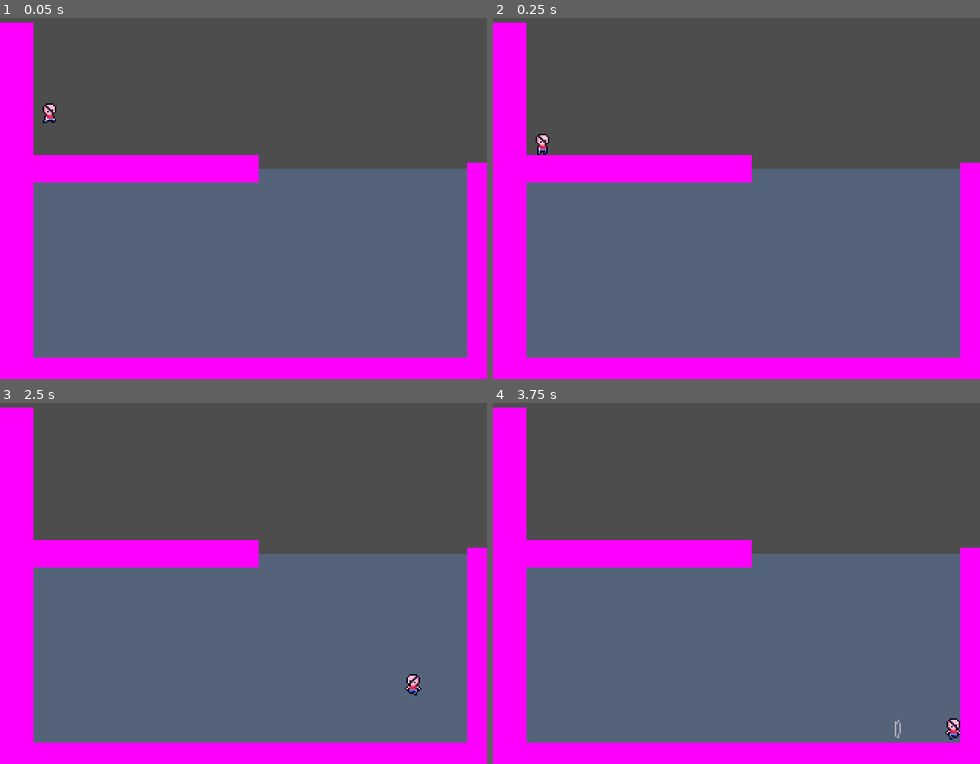
Above: before the commit, frames 1-4 (two rows, left to right).
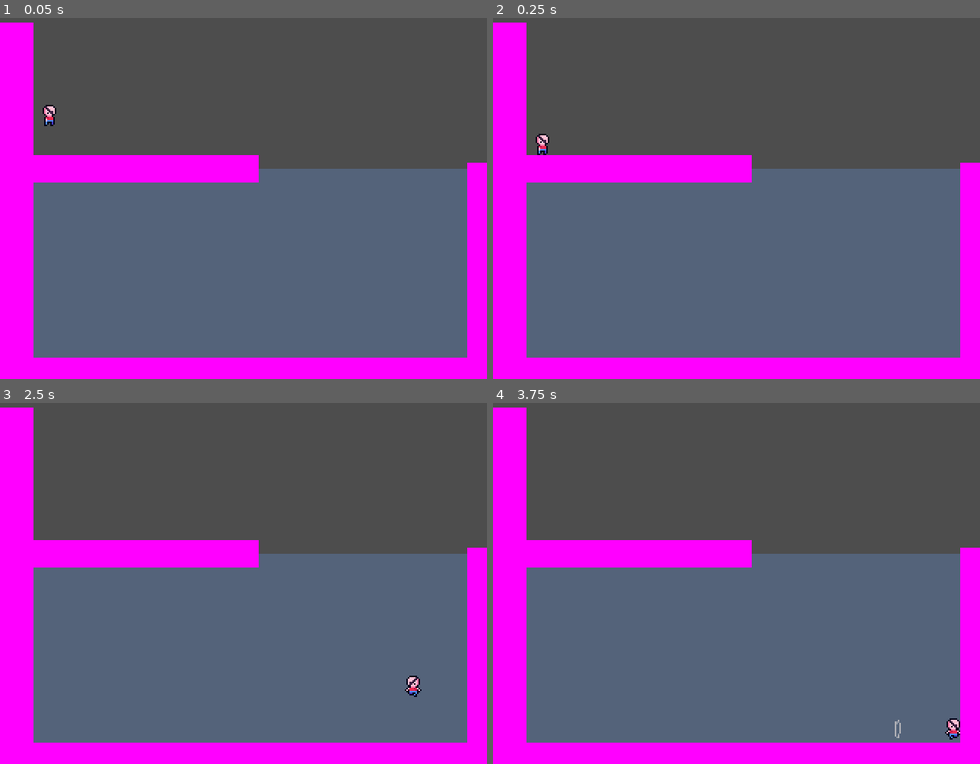
Above: after the commit, the same moments.

Repository: lilyyllyyllyly/PirateGame
Game: Godot game, scene res://Scenes/main.tscn
Two runs of this game, one before a commit and one after it. Both use one fixed random seed, a clock stepped at 60 frames per second and the inputs below.
Inputs:
- Up to frame 1 (0.05 s): no input
- Up to frame 2 (0.25 s): no input
- Up to frame 3 (2.5 s): tap Enter at 0.5 s; hold Space (jump) 0.53-1.28 s; hold D (right) 0.53-2.03 s; tap Space (jump) at 1.35, 1.52, 1.82 s; hold A (left) from 2.03 s (still down); hold Space (jump) from 2.03 s (still down)
- Up to frame 4 (3.75 s): release A (left) at 2.78 s; release Space (jump) at 2.78 s; hold D (right) from 2.78 s (still down); tap Space (jump) at 2.85, 3.02, 3.32 s; hold Space (jump) from 3.53 s (still down)

The runs differ from the first frame. In frame 1, 0.1% of the frame differs, in the area x 8-12%, y 23-30%; in frame 2, nothing differs; in frame 3, 0.1%, in the area x 83-87%, y 75-82%; in frame 4, nothing differs.

Commit message:
Fix offset not resetting after float animation

Diff:
--- a/Scenes/Player.tscn
+++ b/Scenes/Player.tscn
@@ -25,6 +25,7 @@
 
 [sub_resource type="Animation" id="Animation_cpta1"]
 resource_name = "RESET"
+length = 0.001
 tracks/0/type = "value"
 tracks/0/imported = false
 tracks/0/enabled = true
@@ -50,57 +51,6 @@
 "values": [Vector2(0, -2)]
 }
 
-[sub_resource type="Animation" id="Animation_c5fua"]
-resource_name = "player-idle"
-length = 0.6
-loop_mode = 1
-tracks/0/type = "value"
-tracks/0/imported = false
-tracks/0/enabled = true
-tracks/0/path = NodePath("Sprite2D:texture")
-tracks/0/interp = 1
-tracks/0/loop_wrap = true
-tracks/0/keys = {
-"times": PackedFloat32Array(0, 0.3, 0.4, 0.5),
-"transitions": PackedFloat32Array(1, 1, 1, 1),
-"update": 1,
-"values": [ExtResource("2_3suvf"), ExtResource("3_4o6ir"), ExtResource("4_vqftp"), ExtResource("5_vgjfj")]
-}
-
-[sub_resource type="Animation" id="Animation_ppxw5"]
-resource_name = "player-jump"
-length = 0.1
-loop_mode = 1
-tracks/0/type = "value"
-tracks/0/imported = false
-tracks/0/enabled = true
-tracks/0/path = NodePath("Sprite2D:texture")
-tracks/0/interp = 1
-tracks/0/loop_wrap = true
-tracks/0/keys = {
-"times": PackedFloat32Array(0),
-"transitions": PackedFloat32Array(1),
-"update": 1,
-"values": [ExtResource("7_8w7j3")]
-}
-
-[sub_resource type="Animation" id="Animation_naceo"]
-resource_name = "player-walk"
-length = 0.4
-loop_mode = 1
-tracks/0/type = "value"
-tracks/0/imported = false
-tracks/0/enabled = true
-tracks/0/path = NodePath("Sprite2D:texture")
-tracks/0/interp = 1
-tracks/0/loop_wrap = true
-tracks/0/keys = {
-"times": PackedFloat32Array(0, 0.1, 0.2, 0.3),
-"transitions": PackedFloat32Array(1, 1, 1, 1),
-"update": 1,
-"values": [ExtResource("6_p7tqd"), ExtResource("7_8w7j3"), ExtResource("8_4npda"), ExtResource("9_s8rm1")]
-}
-
 [sub_resource type="Animation" id="Animation_fv0hq"]
 resource_name = "player-float"
 loop_mode = 1
@@ -127,6 +77,57 @@
 "transitions": PackedFloat32Array(1, 0.3, 0.3),
 "update": 0,
 "values": [Vector2(0, -2), Vector2(0, 0), Vector2(0, -2)]
+}
+
+[sub_resource type="Animation" id="Animation_c5fua"]
+resource_name = "player-idle"
+length = 0.6
+loop_mode = 1
+tracks/0/type = "value"
+tracks/0/imported = false
+tracks/0/enabled = true
+tracks/0/path = NodePath("Sprite2D:texture")
+tracks/0/interp = 1
+tracks/0/loop_wrap = true
+tracks/0/keys = {
+"times": PackedFloat32Array(0, 0.3, 0.4, 0.5),
+"transitions": PackedFloat32Array(1, 1, 1, 1),
+"update": 1,
+"values": [ExtResource("2_3suvf"), ExtResource("3_4o6ir"), ExtResource("4_vqftp"), ExtResource("5_vgjfj")]
+}
+
+[sub_resource type="Animation" id="Animation_ppxw5"]
+resource_name = "player-jump"
+length = 0.1
+loop_mode = 1
+tracks/0/type = "value"
+tracks/0/imported = false
+tracks/0/enabled = true
+tracks/0/path = NodePath("Sprite2D:texture")
+tracks/0/interp = 1
+tracks/0/loop_wrap = true
+tracks/0/keys = {
+"times": PackedFloat32Array(0),
+"transitions": PackedFloat32Array(1),
+"update": 1,
+"values": [ExtResource("7_8w7j3")]
+}
+
+[sub_resource type="Animation" id="Animation_naceo"]
+resource_name = "player-walk"
+length = 0.4
+loop_mode = 1
+tracks/0/type = "value"
+tracks/0/imported = false
+tracks/0/enabled = true
+tracks/0/path = NodePath("Sprite2D:texture")
+tracks/0/interp = 1
+tracks/0/loop_wrap = true
+tracks/0/keys = {
+"times": PackedFloat32Array(0, 0.1, 0.2, 0.3),
+"transitions": PackedFloat32Array(1, 1, 1, 1),
+"update": 1,
+"values": [ExtResource("6_p7tqd"), ExtResource("7_8w7j3"), ExtResource("8_4npda"), ExtResource("9_s8rm1")]
 }
 
 [sub_resource type="AnimationLibrary" id="AnimationLibrary_5elcj"]
@@ -199,9 +200,7 @@
 mover_path = NodePath("..")
 animator_path = NodePath("../AnimationPlayer")
 ground_move_path = NodePath("../GroundMovement")
-ground_input_path = NodePath("../GroundMovement/GroundInput")
 water_move_path = NodePath("../WaterMovement")
-water_input_path = NodePath("../WaterMovement/WaterInput")
 
 [node name="CollisionShape2D" type="CollisionShape2D" parent="WaterChecker"]
 position = Vector2(-0.5, -2.5)
--- a/Scripts/Animation/PlayerAnimation.gd
+++ b/Scripts/Animation/PlayerAnimation.gd
@@ -11,18 +11,23 @@
 
 var in_water
 
+func play_reset(anim):
+	if current_animation != anim:
+		play("RESET")
+		queue(anim)
+
 func _process(delta):
 	sprite.flip_h = input.direction.x < 0 || (input.direction.x == 0 && sprite.flip_h)
 
 	if in_water:
-		play("player-float")
+		play_reset("player-float")
 		return
 
 	if not body.is_on_floor():
-		play("player-jump")
+		play_reset("player-jump")
 		return
 
 	if body.velocity.length() > 0:
-		play("player-walk")
+		play_reset("player-walk")
 	else:
-		play("player-idle")
+		play_reset("player-idle")
